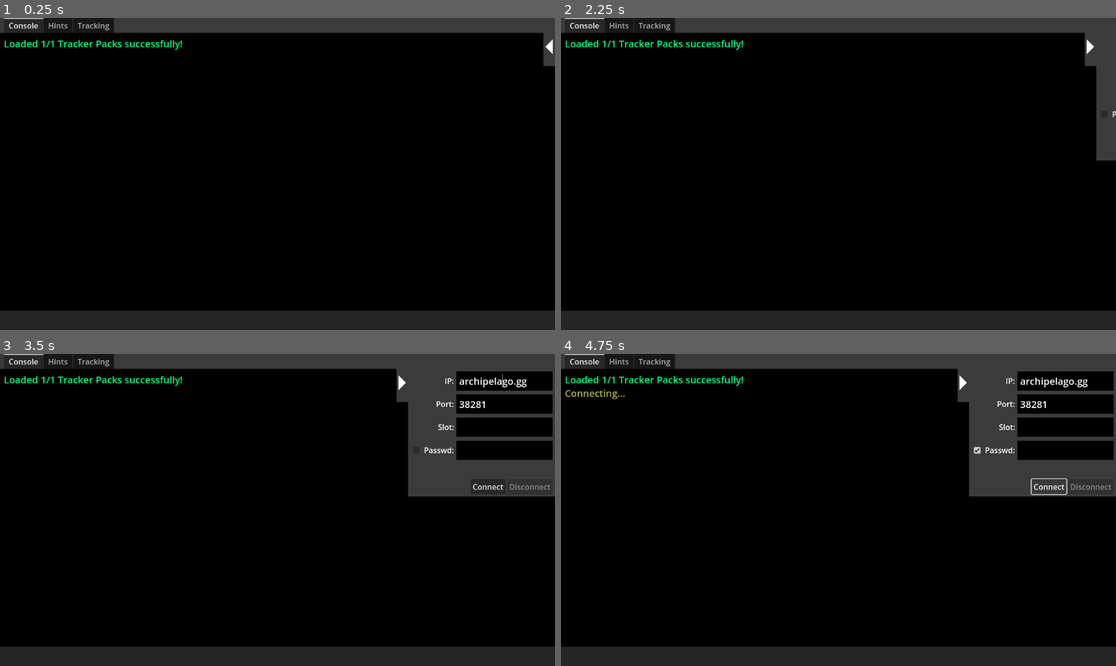
Above: before the commit, frames 1-4 (two rows, left to right).
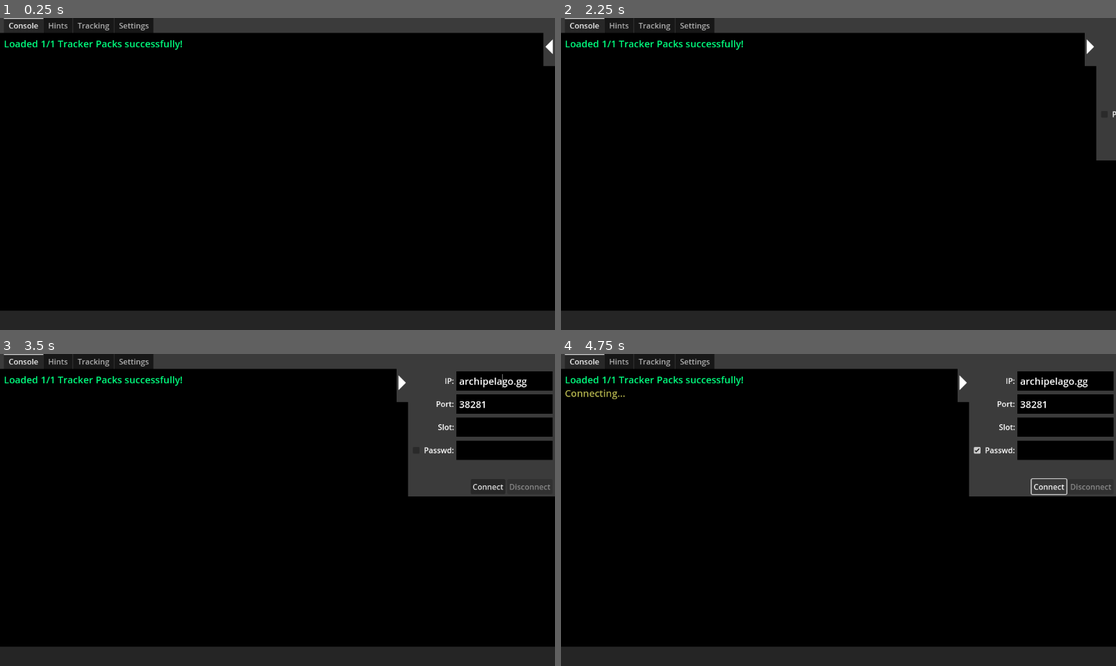
Above: after the commit, the same moments.

Repository: EmilyV99/GodotAP
Game: Godot game, scene res://godot_ap/ui/main.tscn
Same seed, same stepped clock (60 frames per second), same inputs: the game is played once before the commit and once after it.
Inputs (mouse positions are in pixels of both pictures, inside the frame that each line leads up to):
- Up to frame 1 (0.25 s): no input
- Up to frame 2 (2.25 s): tap Enter at 0.5, 2 s; move the mouse to (832, 170) at 0.52 s; hold Right 0.53-1.28 s; hold Shift 0.53-1.28 s; click (832, 170) at 0.67 s; tap Space at 1.25 s; move the mouse to (838, 320) at 1.27 s; hold Down 1.28-2.03 s; tap Backspace at 1.35 s; click (838, 320) at 1.42 s; move the mouse to (1104, 36) at 2.02 s; hold Right from 2.03 s (still down); tap Delete at 2.1 s; click (1104, 36) at 2.17 s
- Up to frame 3 (3.5 s): move the mouse to (505, 382) at 2.77 s; release Right at 2.78 s; hold Up from 2.78 s (still down); tap Enter at 2.85 s; click (505, 382) at 2.92 s
- Up to frame 4 (4.75 s): release Up at 3.5 s; click (977, 450) at 3.5 s; click "Connect" at 4.25 s

The runs differ from the first frame. In frame 1, 0.3% of the frame differs, in the area x 20-28%, y 0-5%; in frame 2, 0.3%; in frame 3, 0.3%; in frame 4, 0.3%.

Commit message:
add configs, Settings tab, verbose TrackerPack loading output

Diff:
--- a/godot_ap/autoloads/archipelago.gd
+++ b/godot_ap/autoloads/archipelago.gd
@@ -76,6 +76,8 @@
 var aplock: APLock = null
 
 var _socket := WebSocketPeer.new()
+
+var config := APConfigManager.new()
 
 #region CONNECTION
 var conn: ConnectionInfo ## The active Archipelago connection
@@ -144,9 +146,10 @@
 		var part := output_console.add_line("Disconnecting...","%s:%s %s" % [creds.ip,creds.port,creds.slot],output_console.COLOR_UI_MSG)
 		while status != APStatus.DISCONNECTED:
 			await status_updated
-		part.text = "Disconnected from AP.\n"
+		part.text = "Disconnected from AP."
 #endregion CONNECTION
 
+#region LOGGING TO FILE
 static var logging_file = null
 ## Opens the GodotAP logging file, if it isn't already open
 static func open_logger() -> void:
@@ -171,6 +174,7 @@
 static func dblog(s: Variant) -> void:
 	if not OS.is_debug_build(): return
 	AP.log(s)
+#endregion
 
 func _poll():
 	if status == APStatus.DISCONNECTED:
@@ -200,7 +204,7 @@
 						status = APStatus.DISCONNECTING
 						AP.log("Connection to '%s' failed too much! Giving up!" % get_url())
 						if output_console and _connecting_part:
-							_connecting_part.text = "Connection Failed!\n"
+							_connecting_part.text = "Connection Failed!"
 							_connecting_part.tooltip += "\nFailed connecting too many times. Check your connection details, or '/reconnect' to try again."
 							_connecting_part = null
 					else:
@@ -246,7 +250,7 @@
 		"RoomInfo":
 			status = APStatus.CONNECTED
 			if output_console and _connecting_part:
-				_connecting_part.text = "Authenticating...\n"
+				_connecting_part.text = "Authenticating..."
 			conn = ConnectionInfo.new()
 			conn.serv_version = Version.from(json["version"])
 			conn.gen_version = Version.from(json["generator_version"])
@@ -262,7 +266,7 @@
 		"ConnectionRefused":
 			var err_str := str(json["errors"])
 			if output_console and _connecting_part:
-				_connecting_part.text = "Connection Refused!\n"
+				_connecting_part.text = "Connection Refused!"
 				_connecting_part.tooltip += "\nERROR(S): "+err_str
 				_connecting_part = null
 			AP.log("Connection errors: %s" % err_str)
@@ -281,7 +285,7 @@
 			if aplock:
 				var lock_err := aplock.lock(conn)
 				if lock_err:
-					_connecting_part.text = "Connection Mismatch! Wrong slot for this save!\n"
+					_connecting_part.text = "Connection Mismatch! Wrong slot for this save!"
 					for s in lock_err:
 						_connecting_part.tooltip += "\n%s" % s
 						_connecting_part = null
@@ -311,7 +315,7 @@
 
 			status = APStatus.PLAYING
 			if output_console and _connecting_part:
-				_connecting_part.text = "Connected Successfully!\n"
+				_connecting_part.text = "Connected Successfully!"
 				_connecting_part = null
 
 			if AP_PRINT_ITEMS_ON_CONNECT:
--- /dev/null
+++ b/godot_ap/managers/configs.gd
@@ -0,0 +1,30 @@
+class_name APConfigManager
+
+var is_tracking := false :
+	set(val):
+		if val != is_tracking:
+			is_tracking = val
+			save_cfg()
+var verbose_trackerpack := false :
+	set(val):
+		if val != verbose_trackerpack:
+			verbose_trackerpack = val
+			save_cfg()
+
+func _init():
+	load_cfg()
+
+func load_cfg():
+	DirAccess.make_dir_recursive_absolute("user://ap/")
+	var file: FileAccess = FileAccess.open("user://ap/settings.dat", FileAccess.READ)
+	if not file:
+		return
+	is_tracking = 0 != file.get_8()
+	verbose_trackerpack = 0 != file.get_8()
+	file.close()
+func save_cfg():
+	DirAccess.make_dir_recursive_absolute("user://ap/")
+	var file: FileAccess = FileAccess.open("user://ap/settings.dat", FileAccess.WRITE)
+	file.store_8(is_tracking as int)
+	file.store_8(verbose_trackerpack as int)
+	file.close()
--- a/godot_ap/tracker_files/logic/tracker_location.gd
+++ b/godot_ap/tracker_files/logic/tracker_location.gd
@@ -59,10 +59,12 @@
 	status_rules[name] = rule
 
 static func make_id(id: int) -> TrackerLocation:
+	if id < 0: return null
 	var ret := TrackerLocation.new()
 	ret.identifier = id
 	return ret
 static func make_name(name: String) -> TrackerLocation:
+	if name.is_empty(): return null
 	var ret := TrackerLocation.new()
 	ret.identifier = name
 	return ret
@@ -93,16 +95,40 @@
 			ret.map_spots.append(MapSpot.from_dict(dict))
 		ret.pack = parent
 		if parent is TrackerPack_Data:
+			var dict := s.duplicate()
+			dict.erase("id")
+			dict.erase("visname")
+			dict.erase("map_spots")
 			for status in parent.statuses_by_name.keys():
-				if status in ["Found","Unreachable"]: continue
-				var rule = TrackerLogicNode.from_json_val(s.get(status))
+				if status in ["Found","Unreachable","Not Found"]: continue
+				var rule = TrackerLogicNode.from_json_val(dict.get(status))
 				if rule:
+					dict.erase(status)
 					ret.add_rule(status, rule)
 			ret.add_rule("Found", TrackerLogicLocCollected.make(ret.identifier))
+			if dict and Archipelago.config.verbose_trackerpack:
+				var src: String = "Location '%s' will ignore its' rule for this status!" % ret.identifier
+				for e in dict.keys():
+					var txt: String = "Status '%s' has not been defined in the 'statuses' section!" % str(e)
+					AP.log(txt)
+					if Archipelago.output_console:
+						Archipelago.output_console.add_line(txt, src, Archipelago.rich_colors["orange"])
+					AP.log("\t"+src)
+	else:
+		if Archipelago.config.verbose_trackerpack:
+			var txt: String = "Error loading location!"
+			var src: String = "Must include 'id' of type 'int' >=0 or 'String' non-empty!\n" + JSON.stringify(s, "    ", false)
+			AP.log(txt)
+			if Archipelago.output_console:
+				Archipelago.output_console.add_line(txt, src, Archipelago.rich_colors["orange"])
+			AP.log(("    "+src).replace("\n", "\n    "))
 	return ret
 
 func _to_string():
 	return "%s (reqs %s)" % [identifier, status_rules]
 
 func get_loc_name() -> String:
-	return TrackerTab.get_location(identifier).get_display_name()
+	var disp_name := TrackerTab.get_location(identifier).get_display_name()
+	if disp_name.is_empty():
+		return identifier if identifier is String else Archipelago.get_gamedata_for_player().get_loc_name(identifier)
+	return disp_name
--- a/godot_ap/tracker_files/tracker_pack_data.gd
+++ b/godot_ap/tracker_files/tracker_pack_data.gd
@@ -67,7 +67,8 @@
 	vals.assign(json.get("locations", []))
 	locations.clear()
 	for v in vals:
-		locations.append(TrackerLocation.load_dict(v, self))
+		var loc := TrackerLocation.load_dict(v, self)
+		if loc: locations.append(loc)
 	named_rules.clear()
 	var dict: Dictionary = json.get("named_rules", {})
 	for name in dict.keys():
@@ -105,7 +106,7 @@
 		if loc.identifier == identifier:
 			return loc
 	var ret := TrackerLocation.make_id(identifier) if identifier is int else TrackerLocation.make_name(identifier)
-	locations.append(ret)
+	if ret: locations.append(ret)
 	return ret
 
 func set_named_rule(name: String, rule: TrackerLogicNode) -> void:
--- /dev/null
+++ b/godot_ap/ui/SettingsTab.gd
@@ -0,0 +1,8 @@
+extends MarginContainer
+
+func _ready():
+	var track_verbose: SettingsCBoxEntry = find_child("TrackVerbose")
+	if track_verbose:
+		track_verbose.cbox.toggled.connect(func(state: bool):
+			Archipelago.config.verbose_trackerpack = state)
+		track_verbose.cbox.button_pressed = Archipelago.config.verbose_trackerpack
--- a/godot_ap/ui/base_console.gd
+++ b/godot_ap/ui/base_console.gd
@@ -290,8 +290,8 @@
 		else:
 			c.tooltip_bg.position.y = c.hovered_hitbox.position.y + c.hovered_hitbox.size.y
 		#region Add border
-		const HMARGIN = 2
-		const VMARGIN = 2
+		const HMARGIN = 6
+		const VMARGIN = 4
 		c.tooltip_label.position.x = HMARGIN
 		c.tooltip_label.position.y = VMARGIN
 		c.tooltip_bg.size.x += 2*HMARGIN
@@ -758,10 +758,10 @@
 func add_c_text(text: String, ttip := "", col := Color.TRANSPARENT) -> CenterTextPart:
 	return add(make_c_text(text, ttip, col))
 
-func make_line(text, ttip := "", col := Color.TRANSPARENT) -> TextPart:
-	return make_text(text+"\n", ttip, col)
 func add_line(text, ttip := "", col := Color.TRANSPARENT) -> TextPart:
-	return add(make_line(text, ttip, col))
+	var ret := add_text(text, ttip, col)
+	add_ensure_newline()
+	return ret
 
 func make_spacing(spacing: Vector2, reset_line := true, from_reset_y := false) -> SpacingPart:
 	var part = SpacingPart.new()
@@ -816,7 +816,8 @@
 		if depth: # Update the indent when it changes
 			c._add(make_indent(indent * depth))
 			indent_depth += depth
-		c._add(make_line(line, "", color))
+		c._add(make_text(line, "", color))
+		ensure_newline(c.parts)
 	if indent_depth:
 		c._add(make_indent(indent * -indent_depth)) # Reset indent
 	return c
--- a/godot_ap/ui/common_client.tscn
+++ b/godot_ap/ui/common_client.tscn
@@ -1,8 +1,10 @@
-[gd_scene load_steps=5 format=3 uid="uid://cn7ah7d3ep4de"]
+[gd_scene load_steps=7 format=3 uid="uid://cn7ah7d3ep4de"]
 
 [ext_resource type="PackedScene" uid="uid://cgq7n1figlpu3" path="res://godot_ap/ui/base_client.tscn" id="1_i5jgm"]
 [ext_resource type="Script" path="res://godot_ap/ui/tracker_tab.gd" id="2_h31sw"]
 [ext_resource type="PackedScene" uid="uid://bwamxuo3s7c8n" path="res://godot_ap/ui/plain_console.tscn" id="3_0ejly"]
+[ext_resource type="Script" path="res://godot_ap/ui/SettingsTab.gd" id="4_h5bt6"]
+[ext_resource type="PackedScene" uid="uid://cn2jx75qawc6k" path="res://godot_ap/ui/settings_cbox_entry.tscn" id="5_7ypwu"]
 
 [sub_resource type="StyleBoxEmpty" id="StyleBoxEmpty_ov043"]
 
@@ -49,6 +51,39 @@
 focus_previous = NodePath("")
 focus_mode = 0
 
+[node name="Settings" type="MarginContainer" parent="Tabs" index="4"]
+visible = false
+layout_mode = 2
+theme_override_constants/margin_left = 0
+theme_override_constants/margin_top = 0
+theme_override_constants/margin_right = 0
+theme_override_constants/margin_bottom = 0
+script = ExtResource("4_h5bt6")
+
+[node name="BG" type="ColorRect" parent="Tabs/Settings" index="0"]
+layout_mode = 2
+color = Color(0.174028, 0.174028, 0.174028, 1)
+
+[node name="Margin" type="MarginContainer" parent="Tabs/Settings" index="1"]
+layout_mode = 2
+theme_override_constants/margin_left = 12
+theme_override_constants/margin_top = 12
+theme_override_constants/margin_right = 12
+theme_override_constants/margin_bottom = 12
+
+[node name="Row" type="HBoxContainer" parent="Tabs/Settings/Margin" index="0"]
+layout_mode = 2
+
+[node name="Col1" type="VBoxContainer" parent="Tabs/Settings/Margin/Row" index="0"]
+layout_mode = 2
+
+[node name="TrackVerbose" parent="Tabs/Settings/Margin/Row/Col1" index="0" instance=ExtResource("5_7ypwu")]
+layout_mode = 2
+
+[node name="Label" parent="Tabs/Settings/Margin/Row/Col1/TrackVerbose" index="1"]
+text = "Verbose TrackerPack Output"
+
 [connection signal="sort_children" from="Tabs/Tracking/Column/Margins/Row" to="Tabs/Tracking/Column/Margins/Row/InfoLabel" method="queue_redraw"]
 
 [editable path="Tabs/Hints/Console"]
+[editable path="Tabs/Settings/Margin/Row/Col1/TrackVerbose"]
--- a/godot_ap/ui/plain_console.tscn
+++ b/godot_ap/ui/plain_console.tscn
@@ -17,7 +17,7 @@
 
 [node name="TooltipBG" type="ColorRect" parent="."]
 visible = false
-z_index = 1000
+z_as_relative = false
 layout_mode = 2
 offset_right = 40.0
 offset_bottom = 40.0
@@ -25,7 +25,8 @@
 color = Color(0.150075, 0.150075, 0.150075, 1)
 
 [node name="Tooltip" type="Label" parent="TooltipBG"]
-layout_mode = 0
-offset_right = 1.0
-offset_bottom = 23.0
+layout_mode = 2
+offset_top = 8.0
+offset_right = 40.0
+offset_bottom = 31.0
 autowrap_mode = 2
--- /dev/null
+++ b/godot_ap/ui/setting_entry.gd
@@ -0,0 +1,4 @@
+class_name SettingsCBoxEntry extends HBoxContainer
+
+@onready var cbox: CheckBox = $CBox
+@onready var label: Label = $Label
--- /dev/null
+++ b/godot_ap/ui/settings_cbox_entry.tscn
@@ -0,0 +1,20 @@
+[gd_scene load_steps=5 format=3 uid="uid://cn2jx75qawc6k"]
+
+[ext_resource type="Script" path="res://godot_ap/ui/setting_entry.gd" id="1_dqtke"]
+[ext_resource type="SystemFont" uid="uid://73rjoc23d4ub" path="res://godot_ap/ui/console_font.tres" id="2_kuoo6"]
+
+[sub_resource type="StyleBoxEmpty" id="StyleBoxEmpty_ek07r"]
+
+[sub_resource type="LabelSettings" id="LabelSettings_vttdd"]
+font = ExtResource("2_kuoo6")
+
+[node name="Entry" type="HBoxContainer"]
+script = ExtResource("1_dqtke")
+
+[node name="CBox" type="CheckBox" parent="."]
+layout_mode = 2
+theme_override_styles/focus = SubResource("StyleBoxEmpty_ek07r")
+
+[node name="Label" type="Label" parent="."]
+layout_mode = 2
+label_settings = SubResource("LabelSettings_vttdd")
--- a/godot_ap/ui/tracker_tab.gd
+++ b/godot_ap/ui/tracker_tab.gd
@@ -7,10 +7,15 @@
 var tracker: TrackerScene_Base = null
 var info_part: BaseConsole.TextPart = null
 
-static var tracking: bool = false
+static var tracking: bool = false :
+	set(val):
+		if Archipelago.config:
+			Archipelago.config.is_tracking = val
+		tracking = val
+		Archipelago.set_tag("Tracker", val)
 
 func refr_tags():
-	TrackerTab.tracking = "Tracker" in Archipelago.AP_GAME_TAGS
+	TrackerTab.tracking = "Tracker" in Archipelago.AP_GAME_TAGS or Archipelago.config.is_tracking
 	tracker_button.set_pressed_no_signal(TrackerTab.tracking)
 	init_tracker()
 
@@ -137,7 +142,21 @@
 	var games: Dictionary = {}
 	var errors: Dictionary = {}
 	for fname in file_names:
+		var tpack_verbose_part
+		if Archipelago.config.verbose_trackerpack:
+			var txt := "Loading TrackerPack from '%s'..." % fname
+			if Archipelago.output_console:
+				tpack_verbose_part = Archipelago.output_console.add_text(txt, "", Archipelago.output_console.COLOR_UI_MSG)
+				Archipelago.output_console.add_ensure_newline()
+			AP.log(txt)
 		var pack := TrackerPack_Base.load_from(fname)
+		if Archipelago.config.verbose_trackerpack:
+			var txt: String= "%s loading TrackerPack '%s'" % ["Success" if pack else "Failure", fname]
+			if Archipelago.output_console and tpack_verbose_part:
+				tpack_verbose_part.text = txt
+				tpack_verbose_part.color = Archipelago.rich_colors["green" if pack else "red"]
+				tpack_verbose_part.tooltip = pack.game if pack else TrackerPack_Base.load_error
+			AP.log(txt)
 		match TrackerPack_Base.load_error:
 			"": # Valid
 				pass
@@ -179,9 +198,6 @@
 		AP.log("No TrackerPacks Found")
 		console.add_line("No TrackerPacks Found", "Add packs to `./tracker_packs/` and relaunch to load!", console.COLOR_UI_MSG)
 
-	if false:
-		for t in trackers.values():
-			t.resave()
 
 static func sort_by_location_status(a: String, b: String) -> int:
 	var ai = -1
--- a/tracker_packs/example_pack.json
+++ b/tracker_packs/example_pack.json
@@ -7,23 +7,28 @@
 		{
 			"name": "Found",
 			"ttip": "Already found",
-			"color": "green",
+			"color": "green"
+		},
+		{
+			"name": "Unknown",
+			"ttip": "",
+			"color": "white"
 		},
 		{
 			"name": "Unreachable",
 			"ttip": "Cannot be accessed",
-			"color": "red",
+			"color": "red"
 		},
 		{
 			"name": "Out of Logic",
 			"ttip": "Reachable, but not currently expected of you, and might require glitches/tricks or be exceedingly difficult.",
-			"color": "orange",
+			"color": "orange"
 		},
 		{
 			"name": "Reachable",
 			"ttip": "Currently reachable within logic",
-			"color": "plum",
-		},
+			"color": "plum"
+		}
 	],
 	"locations": [
 		{
@@ -34,8 +39,8 @@
 				"rules": [
 					{
 						"type": "ITEM",
-						"count": 2,
-						"value": "L2 Small Key"
+						"value": "L2 Small Key",
+						"count": 2
 					},
 					{
 						"type": "ANY",
@@ -48,14 +53,14 @@
 						]
 					}
 				]
-			},
+			}
 		},
 		{
 			"id": "name_in_ap",
 			"visname": "Name to Show Users",
 			"Reachable": "SomeNamedRule",
-			"Out of Logic": true,
-		},
+			"Out of Logic": true
+		}
 	],
 	"named_rules": {
 		"SomeNamedRule": {
@@ -63,7 +68,7 @@
 			"name": "Money",
 			"op": ">=",
 			"value": 500
-		},
+		}
 	},
 	"variables": {
 		"Money": {
@@ -76,8 +81,8 @@
 				"50 Money": {
 					"type": "+",
 					"value": 50
-				},
+				}
 			}
-		},
+		}
 	}
 }
